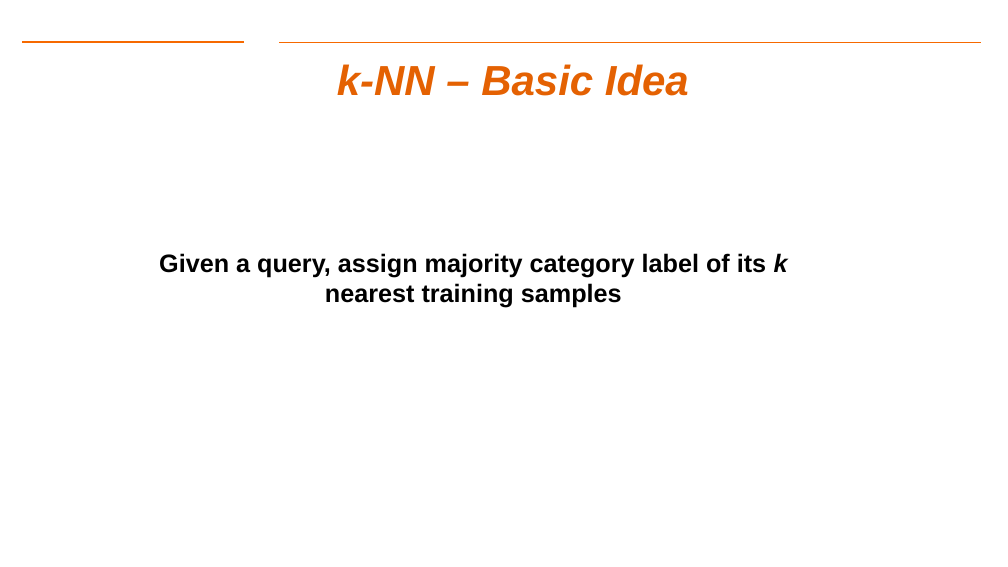
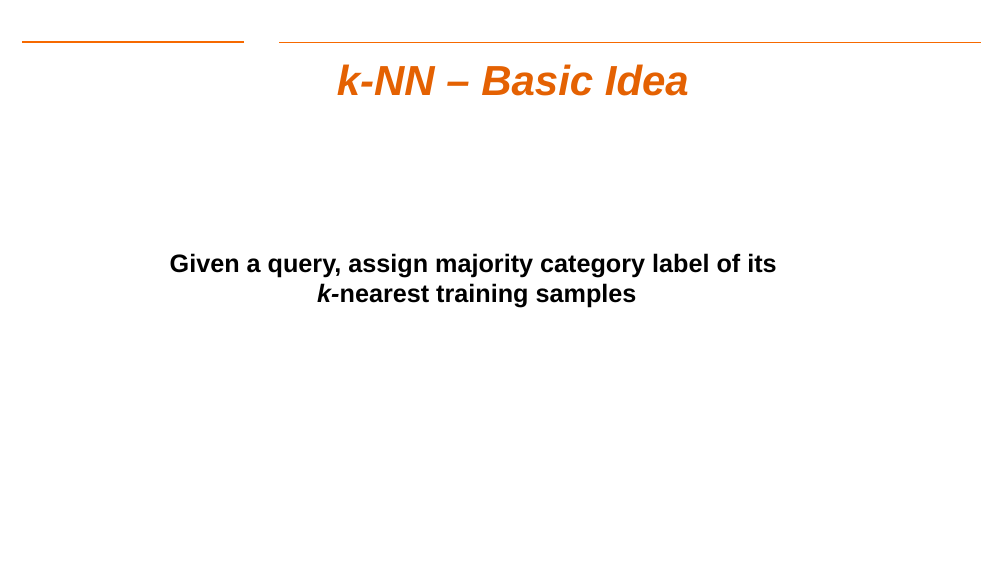
Before and after one commit to gk5951/RIT-DSCI-633-FDS, a slide deck: slide 11 of Syllabus/Lecture08/Lec08.pptx. Drawn at 1008x567 pixels with LibreOffice and Linux fonts; fonts in the diff are those of the drawing; background and template pictures are left out. Boxes give left, top, right and bottom in pixels: in the first picture for what was removed or moved away, otherwise in the second. Text is boxed around its words. In the diff, an @@ line names an element or a change of style, - is before the commit and + after.

```diff
--- a/Syllabus/Lecture08/Lec08.pptx
+++ b/Syllabus/Lecture08/Lec08.pptx
@@ text at <box>170,253,776,308</box>: text changed @@
-Given a query, assign majority category label of its k nearest training samples
+Given a query, assign majority category label of its
+k-nearest training samples
```
Also in this commit, not shown: 2 other slides changed, 4 other files.
